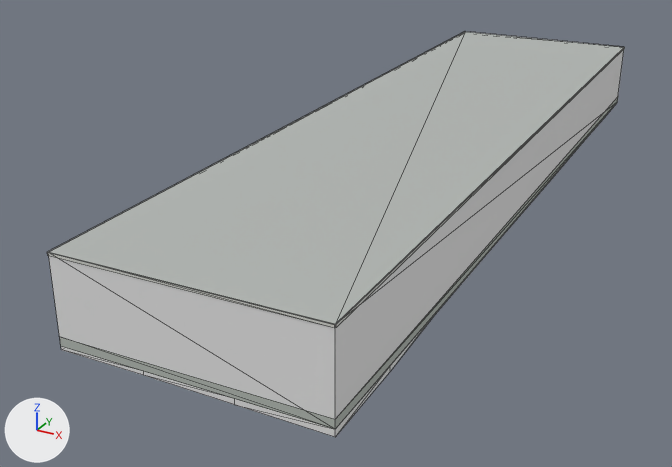
A saved change to the glTF model public/models/buildings/osm-way-53921167.glb.
Both versions are drawn from a 50 mm lens placed at (16.7, -39.4, 16.2), pointed at (-3.0, -3.4, -1.8). Lighting does not change. The marker at lower left points along +X, +Y and +Z. The picture after the commit comes second. Mesh edges are drawn as thin lines. Where no turn or scale is listed for an object, it has been applied to the vertices. Vertices at exactly the same position are counted once.

Objects in the first picture: 'building foundation 53921167', 'reality 53921167 near reality aged pale plaster', 'reality 53921167 near reality concrete plinth', 'reality 53921167 near reality flat weathered roof', 'reality 53921167 near reality pale aluminum sill'.
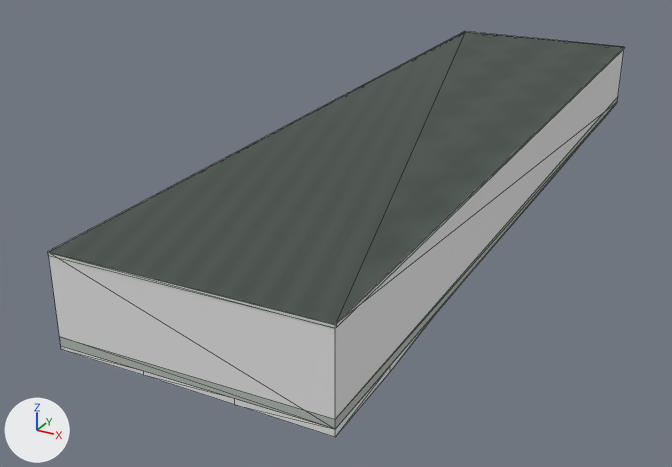
Where the change shows, as pixel boxes [x1, y1, x2, y2] in the pictures (672 x 467 px):
'reality 53921167 near reality flat weathered roof', surface changed (darker)
    both: [49, 32, 624, 324]
part 1 of me_reality_53921167_near_reality_pale_aluminum_sill, built on
    before: [47, 33, 625, 328]
    after: [47, 32, 625, 328]

The change in detail:
Picture 'roof-color' (img_roof_color) is new.
In material 'reality flat weathered roof' (mat_reality_flat_weathered_roof), base_color is no longer (0.451, 0.475, 0.455), grey #b3b7b4.
In material 'reality flat weathered roof' (mat_reality_flat_weathered_roof), texture is now set to img_roof_color.
me_reality_53921167_near_reality_pale_aluminum_sill is used by ob_reality_53921167_near_reality_pale_aluminum_sill; location (0.0, 0.0, 0.0).
me_reality_53921167_near_reality_pale_aluminum_sill had 16 vertices, 8 faces and spanned x -5.8..5.8, y -19.9..19.9, z 3.4..3.5.
me_reality_53921167_near_reality_pale_aluminum_sill now has 20 vertices, 16 faces and spans x -5.8..5.8, y -19.9..19.9, z 3.4..3.5.
Part 1, on me_reality_53921167_near_reality_pale_aluminum_sill:
6 faces are deleted.
4 vertices are added at (-5.8, 19.5, 3.5), (-4.6, -19.9, 3.5), (5.8, -19.5, 3.5), (4.6, 19.8, 3.5).
14 new faces join them.
